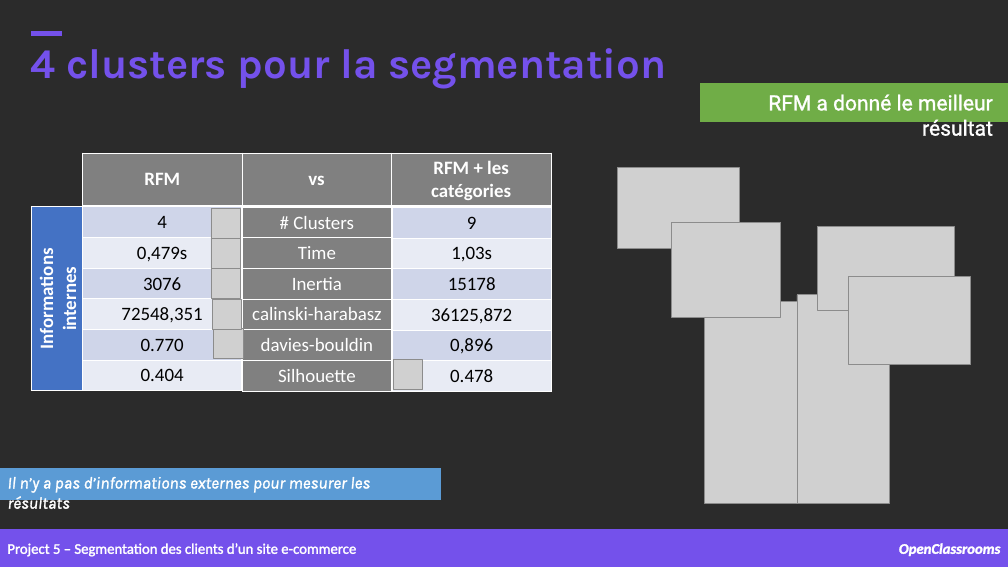
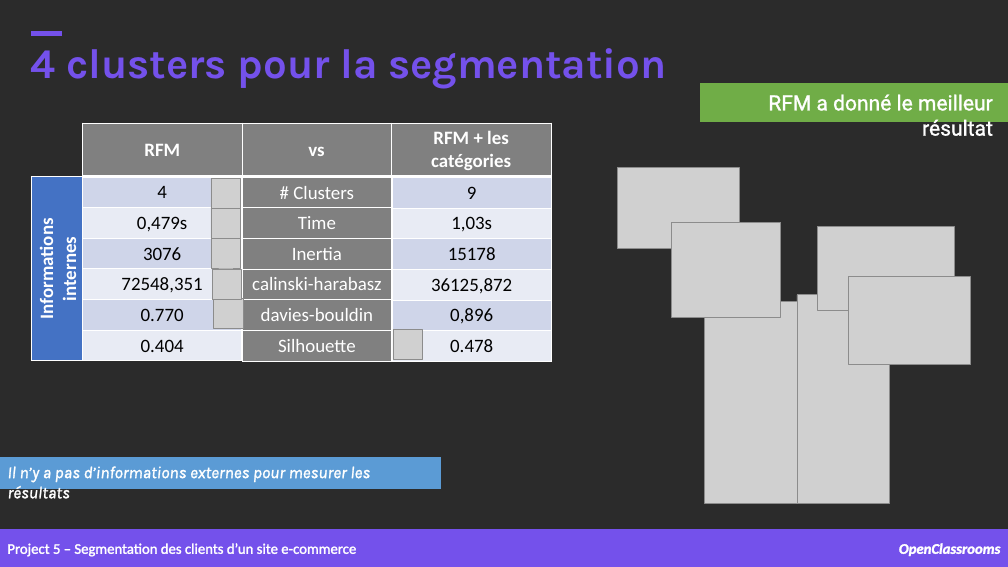
Before and after one commit to samirhinojosa/OC-P5-segment-customers-of-website, a slide deck: slide 37 of supports/P5_presentation v3.pptx (slide 39 before the commit). Drawn at 1008x567 pixels with LibreOffice and Linux fonts; fonts in the diff are those of the drawing; grey boxes stand for pictures; background and template pictures are left out; a plain dark background stands for a picture behind light text. Boxes give left, top, right and bottom in pixels: in the first picture for what was removed or moved away, otherwise in the second. Text is boxed around its words. In the diff, an @@ line names an element or a change of style, - is before the commit and + after.

```diff
--- a/supports/P5_presentation v3.pptx
+++ b/supports/P5_presentation v3.pptx
@@ 5 tables, 3 pictures: place and size @@
-5 tables, 3 pictures at [31,153,552,391]
+5 tables, 3 pictures at [31,123,552,361]
@@ picture: place and size @@
-picture at [211,268,240,298]
+picture at [211,178,240,208]
@@ text "Il n’y a pas d’informations ...": place and size @@
-text "Il n’y a pas d’informations ..." at [7,477,370,493]
+text "Il n’y a pas d’informations ..." at [7,466,370,483]
@@ rectangle: place and size @@
-rectangle at [0,468,441,499]
+rectangle at [0,458,441,489]
```
Also in this commit, not shown: 11 other slides changed, 3 slides added, 1 other file.
